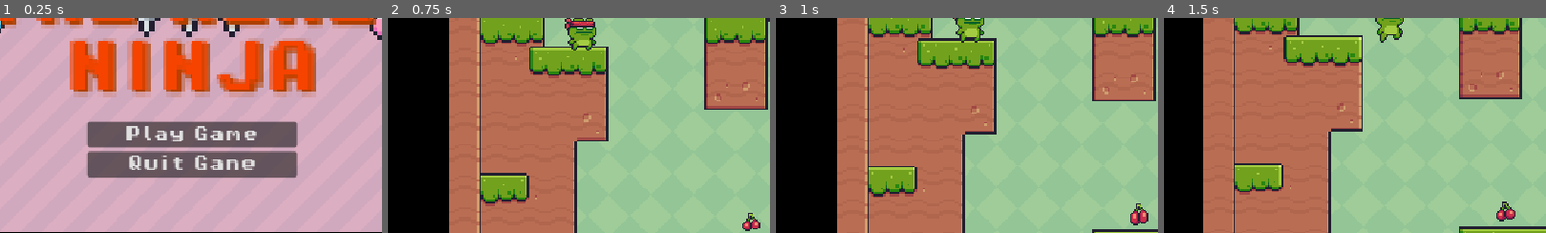
Above: before the commit, frames 1-4 (left to right).
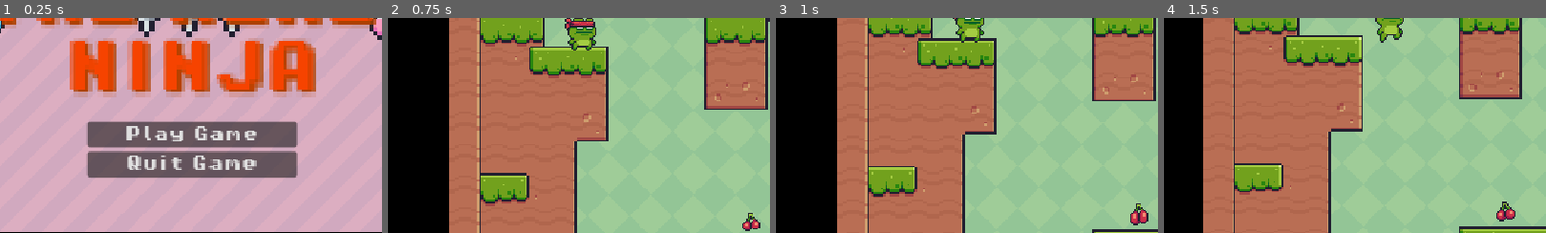
Above: after the commit, the same moments.

Repository: ardiantohendy/godot-the-real-ninja
Game: Godot game, scene res://scenes/main_menu.tscn
Two runs of this game, one before a commit and one after it. Both use one fixed random seed, a clock stepped at 60 frames per second and the inputs below.
Inputs:
- Up to frame 1 (0.25 s): no input
- Up to frame 2 (0.75 s): click "Play Game" at 0.5 s
- Up to frame 3 (1 s): no input
- Up to frame 4 (1.5 s): hold Right (right) from 1.28 s (still down)
The pictures show only the part of the screen within x 25-75%, y 50-100%; the shares and areas given below are measured in that part.

The runs differ from the first frame. In frame 1, 0.7% of the frame differs, in the area x 33-68%, y 64-71%; in frame 2, nothing differs; in frame 3, nothing differs; in frame 4, nothing differs.

Commit message:
adding level transition

Diff:
--- a/scenes/Level1.tscn
+++ b/scenes/Level1.tscn
@@ -1,10 +1,11 @@
-[gd_scene load_steps=11 format=3 uid="uid://lqajeeugb813"]
+[gd_scene load_steps=12 format=3 uid="uid://lqajeeugb813"]
 
 [ext_resource type="Texture2D" uid="uid://de1dn1yv2o8c7" path="res://assets/Background/Green.png" id="1_0wfyh"]
 [ext_resource type="Texture2D" uid="uid://c1vk6foofgifk" path="res://assets/Terrain/Terrain (16x16).png" id="2_sugp2"]
 [ext_resource type="PackedScene" uid="uid://d2ekblqtwxfk1" path="res://scenes/main_character.tscn" id="3_sugp2"]
 [ext_resource type="PackedScene" uid="uid://ra20gpt20d73" path="res://scenes/collectable.tscn" id="4_jyhfs"]
 [ext_resource type="Script" uid="uid://ltd3pie3r6t6" path="res://scripts/game_manager.gd" id="5_tbgi4"]
+[ext_resource type="PackedScene" uid="uid://brm30nfn6yog7" path="res://scenes/Level2.tscn" id="6_ecr63"]
 [ext_resource type="PackedScene" uid="uid://ba8t5vcglw4vc" path="res://scenes/trophy.tscn" id="6_tefeu"]
 [ext_resource type="FontFile" uid="uid://baw3wsso6ynu4" path="res://assets/fonts/PixelOperator8-Bold.ttf" id="7_o6xl0"]
 
@@ -336,6 +337,7 @@
 
 [node name="Trophy" parent="SceneObjects" instance=ExtResource("6_tefeu")]
 position = Vector2(709, -122)
+target_level = ExtResource("6_ecr63")
 
 [node name="GameManager" type="Node" parent="."]
 script = ExtResource("5_tbgi4")
--- a/scenes/Level2.tscn
+++ b/scenes/Level2.tscn
@@ -6,6 +6,7 @@
 [ext_resource type="PackedScene" uid="uid://ra20gpt20d73" path="res://scenes/collectable.tscn" id="4_v8268"]
 [ext_resource type="PackedScene" uid="uid://ba8t5vcglw4vc" path="res://scenes/trophy.tscn" id="5_rcugv"]
 [ext_resource type="Script" uid="uid://ltd3pie3r6t6" path="res://scripts/game_manager.gd" id="6_3aekd"]
+[ext_resource type="PackedScene" uid="uid://cpu82owaak2h6" path="res://scenes/main_menu.tscn" id="6_rcugv"]
 [ext_resource type="FontFile" uid="uid://baw3wsso6ynu4" path="res://assets/fonts/PixelOperator8-Bold.ttf" id="7_khw7m"]
 [ext_resource type="PackedScene" uid="uid://cv41otd11duvw" path="res://scenes/saw.tscn" id="8_xpq2v"]
 [ext_resource type="PackedScene" uid="uid://baukqmwr8y35w" path="res://scenes/killzone.tscn" id="9_0jmjk"]
@@ -587,6 +588,7 @@
 
 [node name="Trophy" parent="SceneObjects" instance=ExtResource("5_rcugv")]
 position = Vector2(709, -122)
+target_level = ExtResource("6_rcugv")
 
 [node name="Saw" parent="SceneObjects" instance=ExtResource("8_xpq2v")]
 z_index = 2
--- a/scenes/main_menu.tscn
+++ b/scenes/main_menu.tscn
@@ -135,7 +135,7 @@
 [node name="Quit" type="Button" parent="Control/VBoxContainer"]
 layout_mode = 2
 theme_override_fonts/font = ExtResource("8_lgwnu")
-text = "Quit Gane
+text = "Quit Game
 "
 
 [connection signal="pressed" from="Control/VBoxContainer/Play" to="." method="_on_play_pressed"]
--- a/scripts/trophy.gd
+++ b/scripts/trophy.gd
@@ -2,6 +2,7 @@
 
 
 @onready var game_manager = $"../../GameManager"
+@export var target_level : PackedScene
 
 func _ready() -> void:
 	if game_manager.points < 40:
@@ -21,4 +22,4 @@
 	if body.name == "CharacterBody2D":
 		queue_free()
 		print("You Win")
-		get_tree().reload_current_scene()
+		get_tree().change_scene_to_packed(target_level)
Not shown: 1 places in scenes/Level2.tscn that only renumber resources
